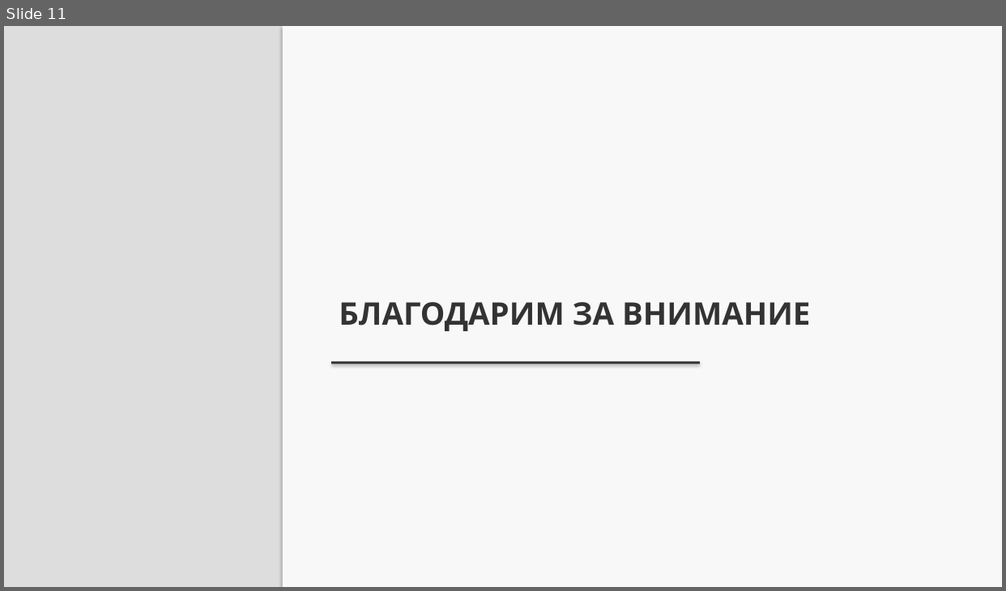
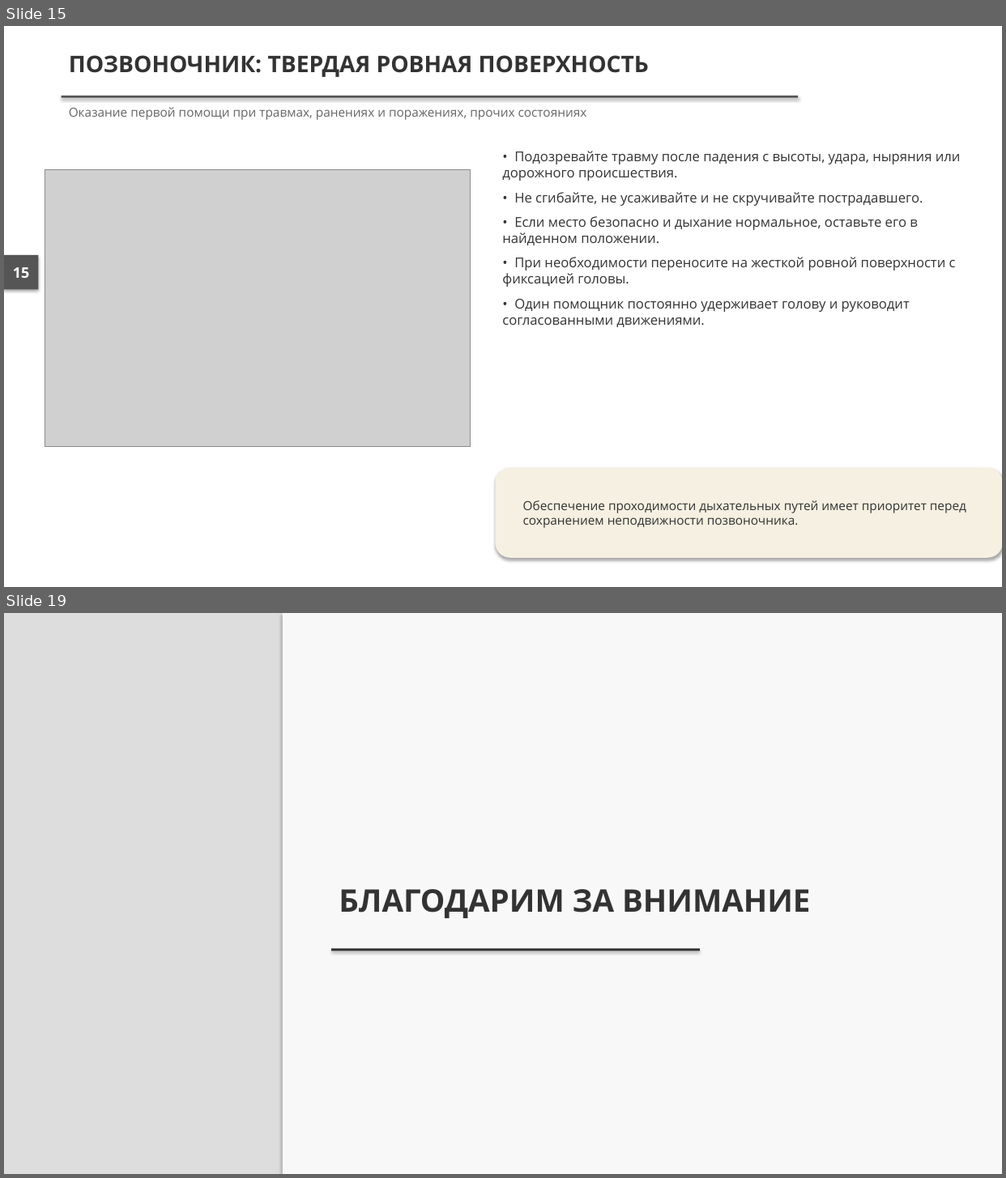
Before and after one commit to lysakalenushka-hash/-, a slide deck: presentations/out/Травмы различных областей тела.pptx. Shown one above the other, each under a label of ours: slide 11 before the commit, slides 15 and 19 after it; the slides between them are not shown. The pictures are 1006x591 and 1006x1178 pixels, drawn with LibreOffice and Linux fonts; fonts in the diff are those of the drawing; grey boxes stand for pictures. Boxes give left, top, right and bottom in pixels: in the first picture for what was removed or moved away, otherwise in the second. Text is boxed around its words. In the diff, an @@ line names an element or a change of style, - is before the commit and + after.

```diff
--- a/presentations/out/Травмы различных областей тела.pptx
+++ b/presentations/out/Травмы различных областей тела.pptx
@@ slide 15 added at <box>4,26,1002,587</box>, background #FFFFFF @@
@@ rectangle added at <box>4,26,1002,587</box>, fill #FFFFFF @@
@@ text added at <box>69,55,649,77</box>, 22 pt, text #333333, bold @@
+ПОЗВОНОЧНИК: ТВЕРДАЯ РОВНАЯ ПОВЕРХНОСТЬ
@@ rectangle added at <box>62,96,799,98</box>, fill #555555 @@
@@ text added at <box>69,107,587,120</box>, 12 pt, text #666666 @@
+Оказание первой помощи при травмах, ранениях и поражениях, прочих состояниях
@@ picture added at <box>45,169,471,446</box> @@
@@ text added at <box>502,151,961,327</box>, 13 pt, text #333333 @@
+• Подозревайте травму после падения с высоты, удара, ныряния или дорожного происшествия.
+• Не сгибайте, не усаживайте и не скручивайте пострадавшего.
+• Если место безопасно и дыхание нормальное, оставьте его в найденном положении.
+• При необходимости переносите на жесткой ровной поверхности с фиксацией головы.
+• Один помощник постоянно удерживает голову и руководит согласованными движениями.
@@ rectangle added at <box>4,255,39,289</box>, fill #555555 @@
@@ text added at <box>13,267,29,278</box>, 14 pt, text #FFFFFF, bold @@
+15
@@ rounded rectangle added at <box>495,468,1002,558</box>, fill #F5F0E1 @@
@@ text added at <box>523,501,966,528</box>, 12 pt, text #333333 @@
+Обеспечение проходимости дыхательных путей имеет приоритет перед сохранением неподвижности позвоночника.
@@ what was slide 11 is now slide 19 @@
```
Also in this commit, not shown: 5 slides changed, 11 other slides added, 4 slides removed, 50 other files.
